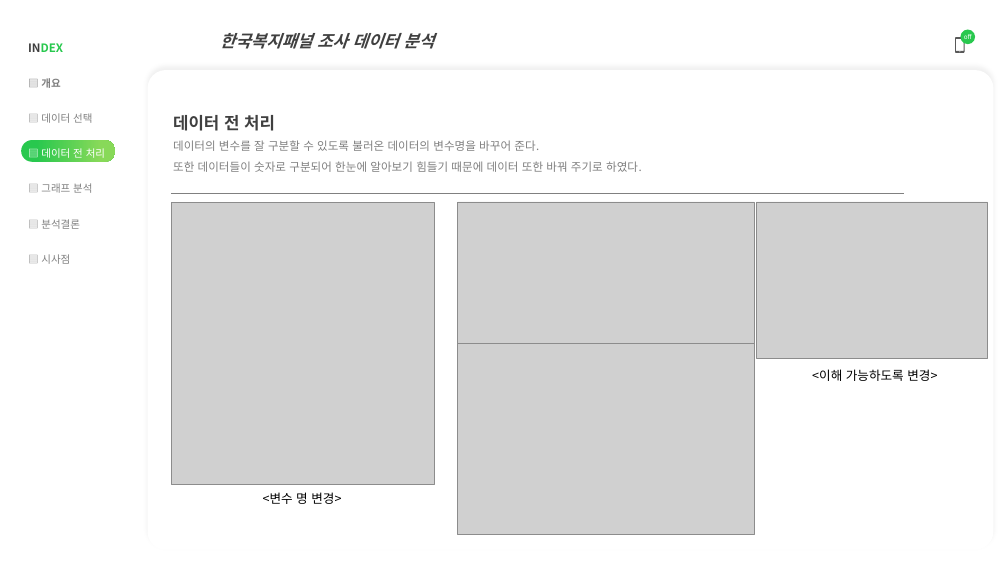
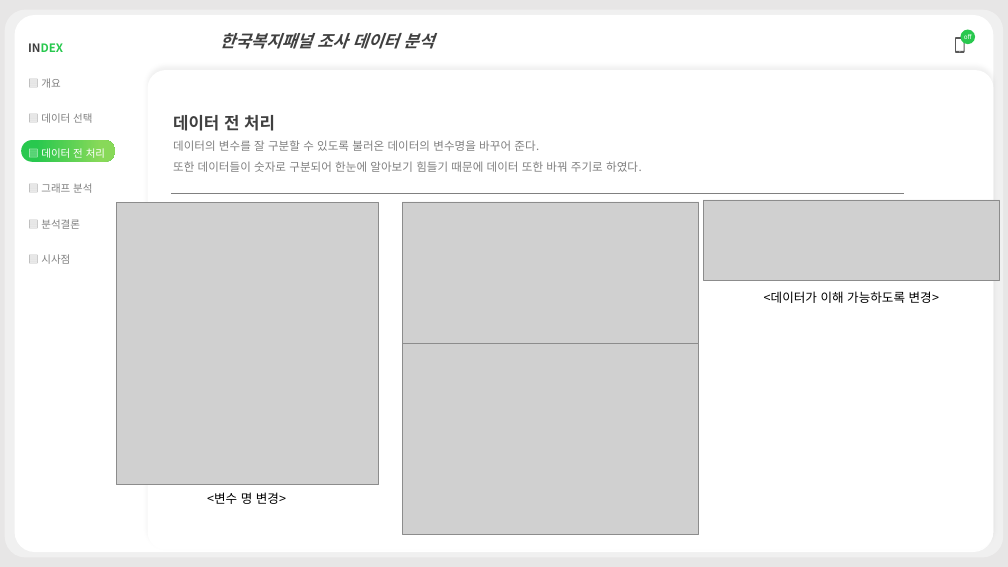
Before and after one commit to ktb5891/Bigdata_lecture, a slide deck: slide 4 of 개인프로젝트/복지패널 데이터 분석.pptx. Drawn at 1008x567 pixels with LibreOffice and Linux fonts; fonts in the diff are those of the drawing; grey boxes stand for pictures. Boxes give left, top, right and bottom in pixels: in the first picture for what was removed or moved away, otherwise in the second. Text is boxed around its words. In the diff, an @@ line names an element or a change of style, - is before the commit and + after.

```diff
--- a/개인프로젝트/복지패널 데이터 분석.pptx
+++ b/개인프로젝트/복지패널 데이터 분석.pptx
@@ background #FFFFFF to #E7E6E6 @@
@@ table at (x1=20, y1=26, x2=141, y2=343) @@
@@ bold off in "▤ 개요" @@
@@ picture added at (x1=703, y1=200, x2=1000, y2=281) @@
@@ picture removed at (x1=757, y1=202, x2=988, y2=358) @@
@@ text at (x1=764, y1=291, x2=939, y2=303): text changed @@
-<이해 가능하도록 변경>
+<데이터가 이해 가능하도록 변경>
@@ 3 pictures, 1 text moved together from (x1=172, y1=202, x2=755, y2=535) to (x1=116, y1=202, x2=699, y2=535) @@
```
Also in this commit, not shown: 4 other slides changed, 10 slides added, 1 other file.
